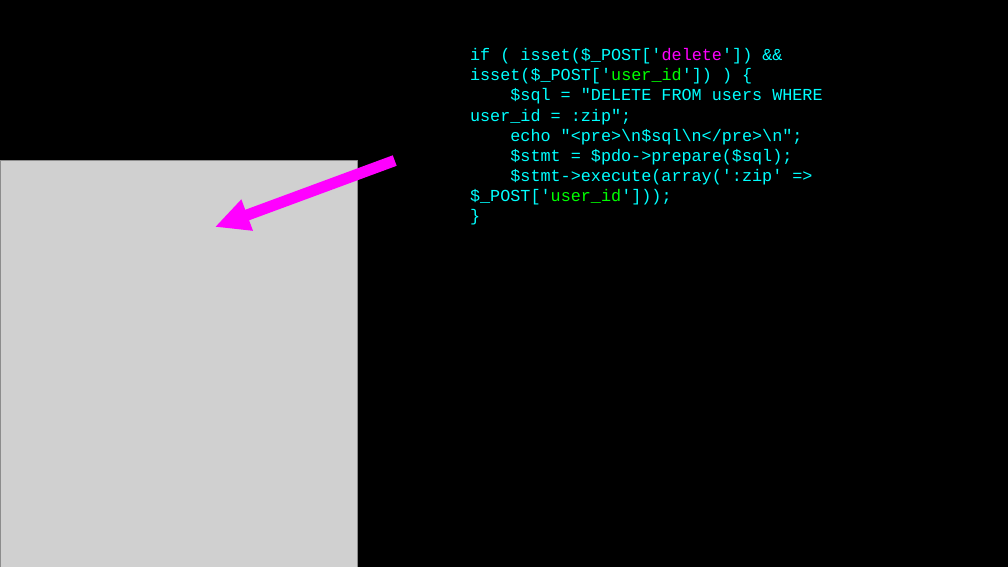
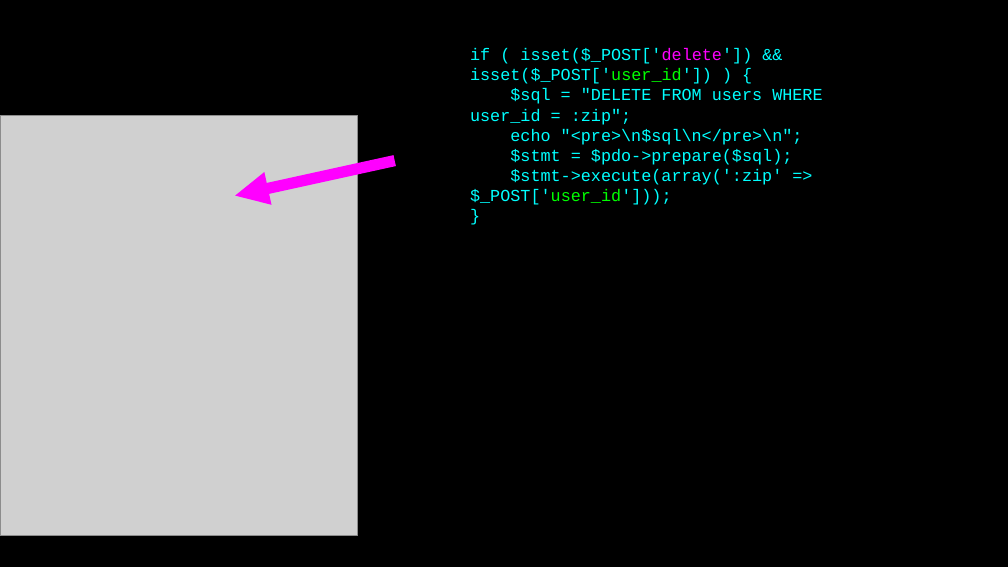
Before and after one commit to csev/wa4e, a slide deck: slide 25 of lectures/PHP-06-MySQL-PDO.ppt. Drawn at 1008x567 pixels with LibreOffice and Linux fonts; fonts in the diff are those of the drawing; grey boxes stand for pictures. Boxes give left, top, right and bottom in pixels: in the first picture for what was removed or moved away, otherwise in the second. Text is boxed around its words. In the diff, an @@ line names an element or a change of style, - is before the commit and + after.

```diff
--- a/lectures/PHP-06-MySQL-PDO.ppt
+++ b/lectures/PHP-06-MySQL-PDO.ppt
@@ picture: place and size @@
-picture at (0, 160, 358, 567)
+picture at (0, 116, 358, 536)
@@ arrow moved from (216, 227) - (395, 160) to (235, 196) - (395, 160) @@
@@ rectangle added at (0, 527, 1008, 567), fill #000000 @@
```
Also in this commit, not shown: 47 other slides changed, 1 slide added, 1 slide removed, 2 other files.
